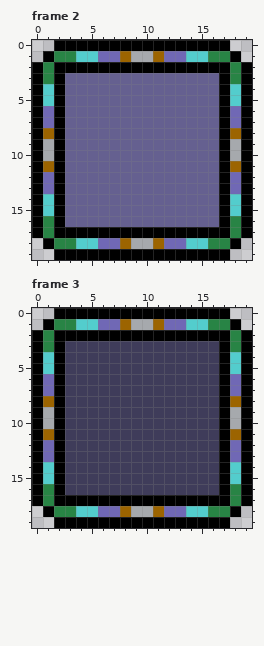
File history of a pixel-art file, Assets/Textures/UITextures/2_PixelatedColourTheme/SmallButtonPixelated.aseprite. The first picture shows the starting point.
20x20 pixels, 3 frames. Shown: frame 2, frame 3.
The result:
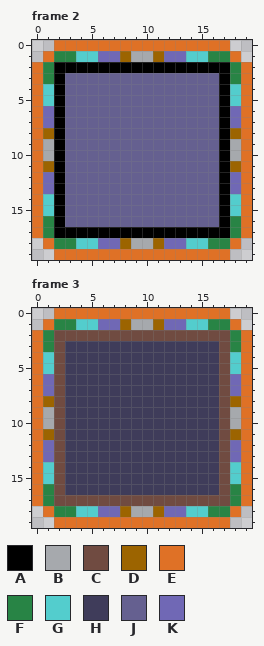
Palette (. is transparent): A #000000  B #a6a9ad  C #704b41  D #9c6400  E #df7126  F #288445  G #53cdcd  H #3f3c5a  J #656090  K #7068b5
Diff:
Changed rows in their new state; - is an unchanged pixel.
Frame 2:
first column x 0:
 0 --EEEEEEEEEEEEEEEE--
 1 -E----------------E-
 2 E------------------E
 3 E------------------E
 4 E------------------E
 5 E------------------E
 6 E------------------E
 7 E------------------E
 8 E------------------E
 9 E------------------E
10 E------------------E
11 E------------------E
12 E------------------E
13 E------------------E
14 E------------------E
15 E------------------E
16 E------------------E
17 E------------------E
18 -E----------------E-
19 --EEEEEEEEEEEEEEEE--
Frame 3:
first column x 0:
 0 --EEEEEEEEEEEEEEEE--
 1 -E----------------E-
 2 E-CCCCCCCCCCCCCCCC-E
 3 E-C--------------C-E
 4 E-C--------------C-E
 5 E-C--------------C-E
 6 E-C--------------C-E
 7 E-C--------------C-E
 8 E-C--------------C-E
 9 E-C--------------C-E
10 E-C--------------C-E
11 E-C--------------C-E
12 E-C--------------C-E
13 E-C--------------C-E
14 E-C--------------C-E
15 E-C--------------C-E
16 E-C--------------C-E
17 E-CCCCCCCCCCCCCCCC-E
18 -E----------------E-
19 --EEEEEEEEEEEEEEEE--
Boxes around the changes in both pictures, in picture pixels (x1, y1, x2, y2):
changed: (32, 40, 252, 260)
changed: (32, 308, 252, 528)
